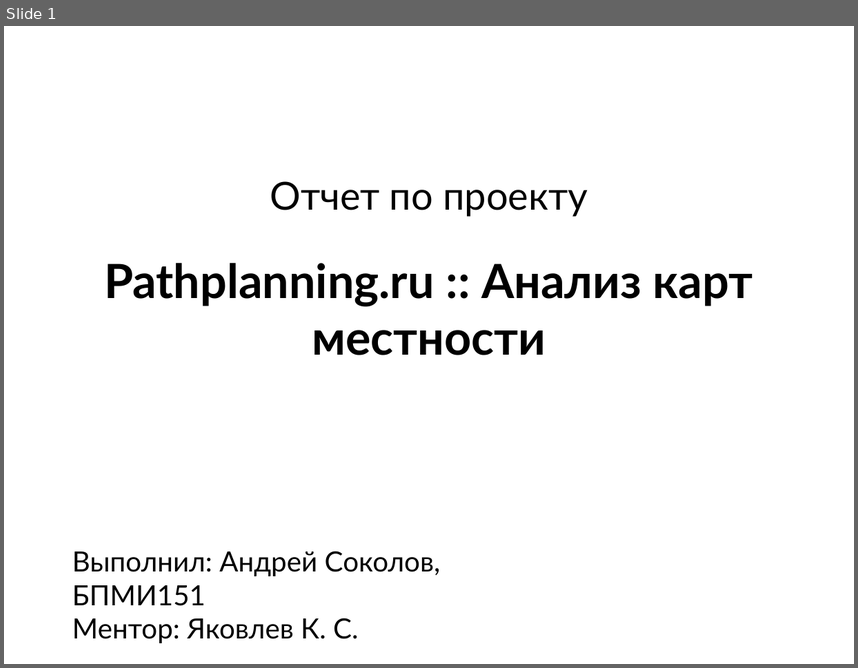
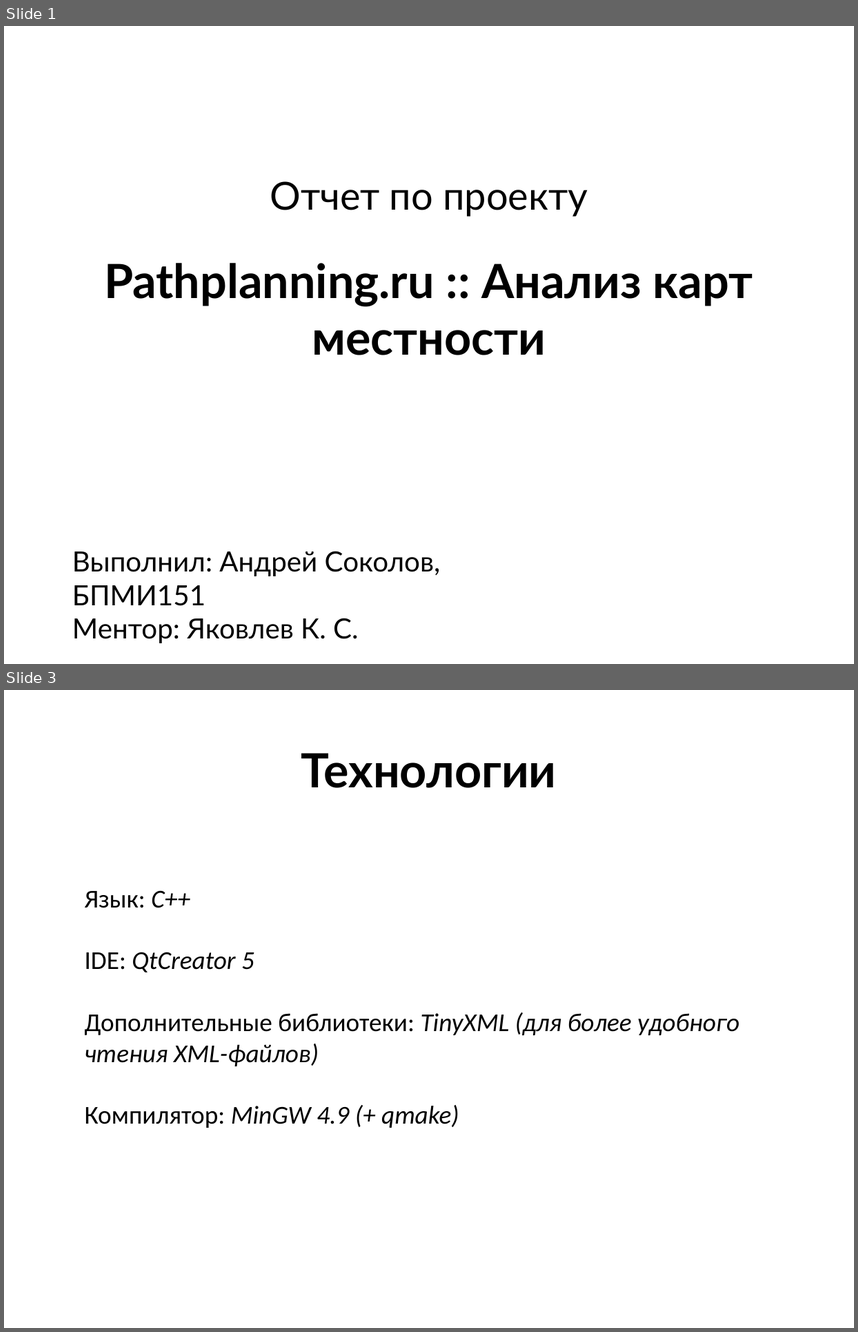
Before and after one commit to AndreSokol/pathfinding_algorithms, a slide deck: report/final_report.pptx. Shown one above the other, each under a label of ours: slide 1 before the commit, slides 1 and 3 after it; the slides between them are not shown. The pictures are 858x668 and 858x1332 pixels, drawn with LibreOffice and Linux fonts; fonts in the diff are those of the drawing. Boxes give left, top, right and bottom in pixels: in the first picture for what was removed or moved away, otherwise in the second. Text is boxed around its words. In the diff, an @@ line names an element or a change of style, - is before the commit and + after.

```diff
--- a/report/final_report.pptx
+++ b/report/final_report.pptx
@@ slide 3 added at [4, 690, 854, 1328], background #FFFFFF @@
@@ text added at [301, 753, 557, 788], 44 pt, text #000000, bold @@
+Технологии
@@ text added at [85, 890, 740, 1127], 24 pt, text #000000, italic @@
+Язык: C++
+IDE: QtCreator 5
+Дополнительные библиотеки: TinyXML (для более удобного чтения XML-файлов)
+Компилятор: MinGW 4.9 (+ qmake)
```
Also in this commit, not shown: 3 slides changed, 1 other slide added, 2 slides removed.
